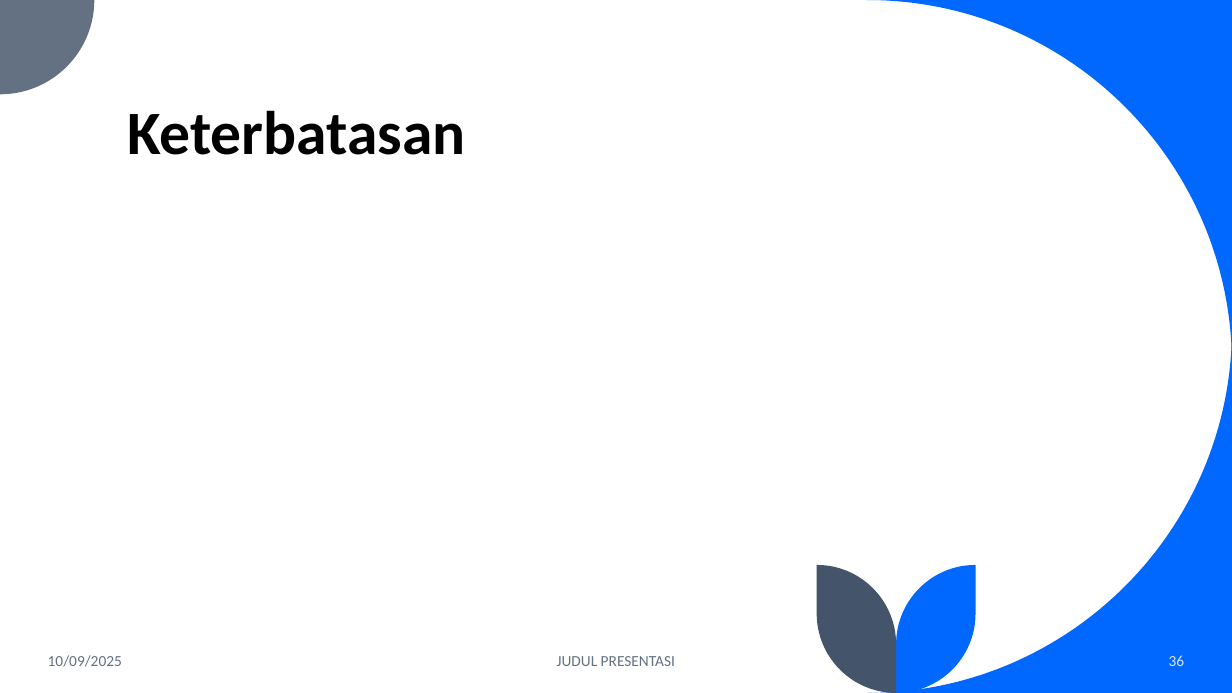
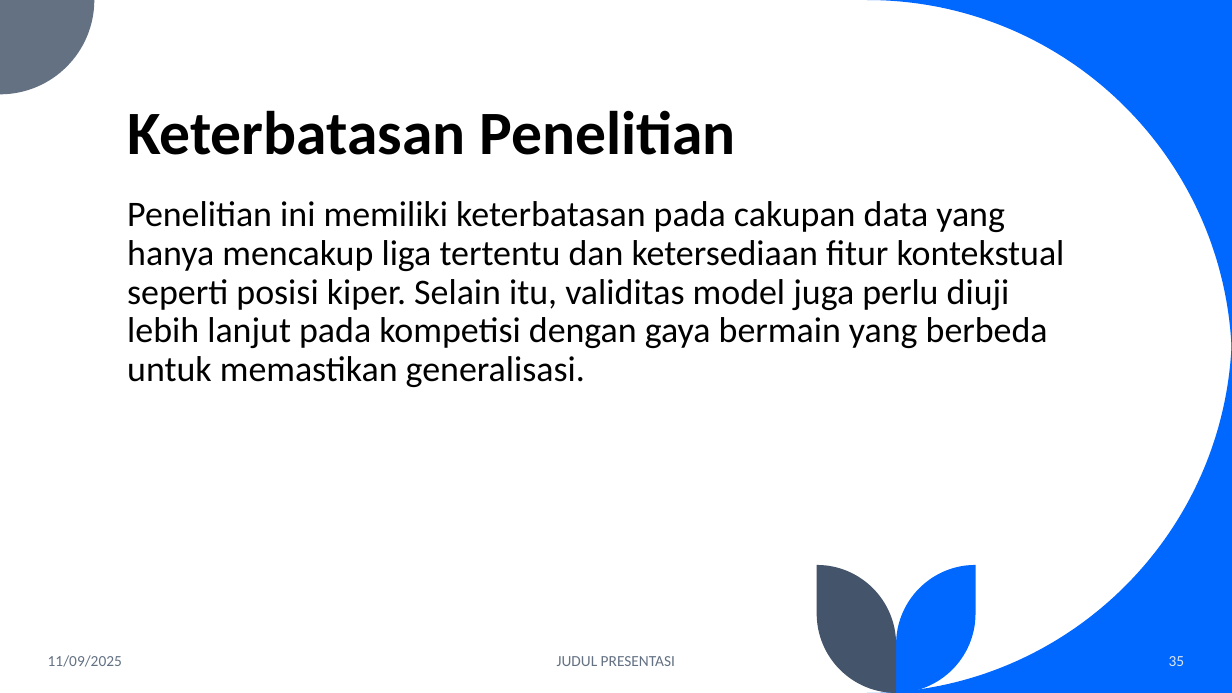
Before and after one commit to fadhilra101/skripsi, a slide deck: slide 35 of ppt/PPT SEMHAS.pptx (slide 36 before the commit). Drawn at 1232x693 pixels with LibreOffice and Linux fonts; fonts in the diff are those of the drawing. Boxes give left, top, right and bottom in pixels: in the first picture for what was removed or moved away, otherwise in the second. Text is boxed around its words. In the diff, an @@ line names an element or a change of style, - is before the commit and + after.

```diff
--- a/ppt/PPT SEMHAS.pptx
+++ b/ppt/PPT SEMHAS.pptx
@@ title at <box>127,110,736,155</box>: text changed @@
-Keterbatasan
+Keterbatasan Penelitian
@@ text added at <box>127,201,1065,387</box>, 28 pt, text #000000 @@
+Penelitian ini memiliki keterbatasan pada cakupan data yang hanya mencakup liga tertentu dan ketersediaan fitur kontekstual seperti posisi kiper. Selain itu, validitas model juga perlu diuji lebih lanjut pada kompetisi dengan gaya bermain yang berbeda untuk memastikan generalisasi.
@@ text at <box>48,655,122,667</box>: text changed @@
-10/09/2025
+11/09/2025
@@ page number at <box>1169,656,1185,666</box>: text changed @@
-36
+35
```
Also in this commit, not shown: 14 other slides changed, 1 slide added.
